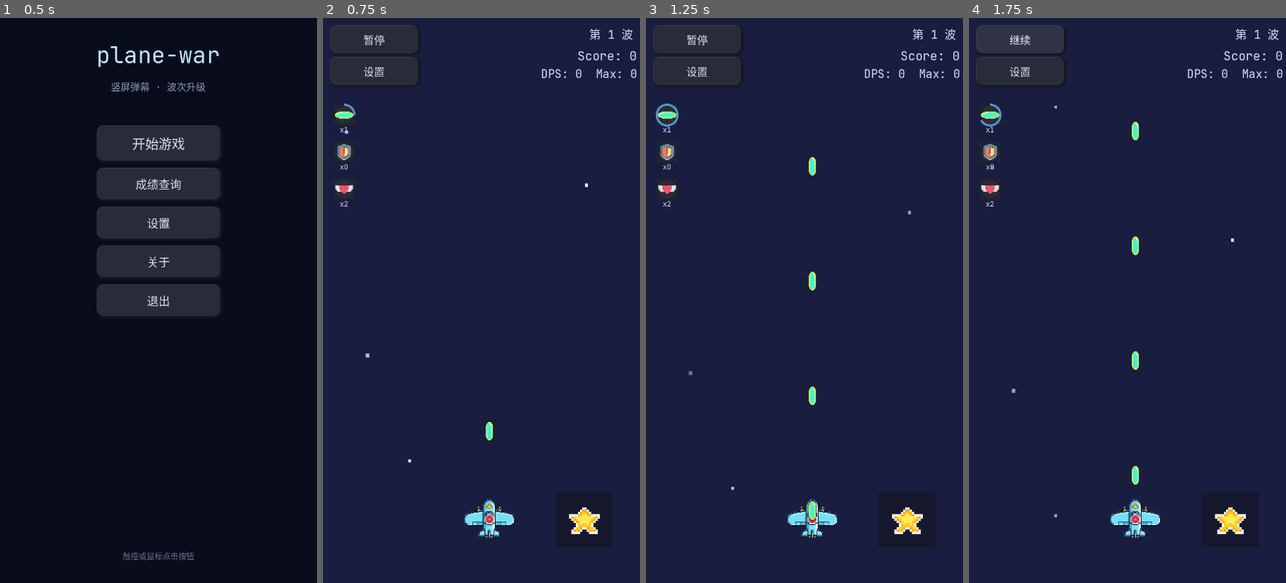
Above: before the commit, frames 1-4 (left to right).
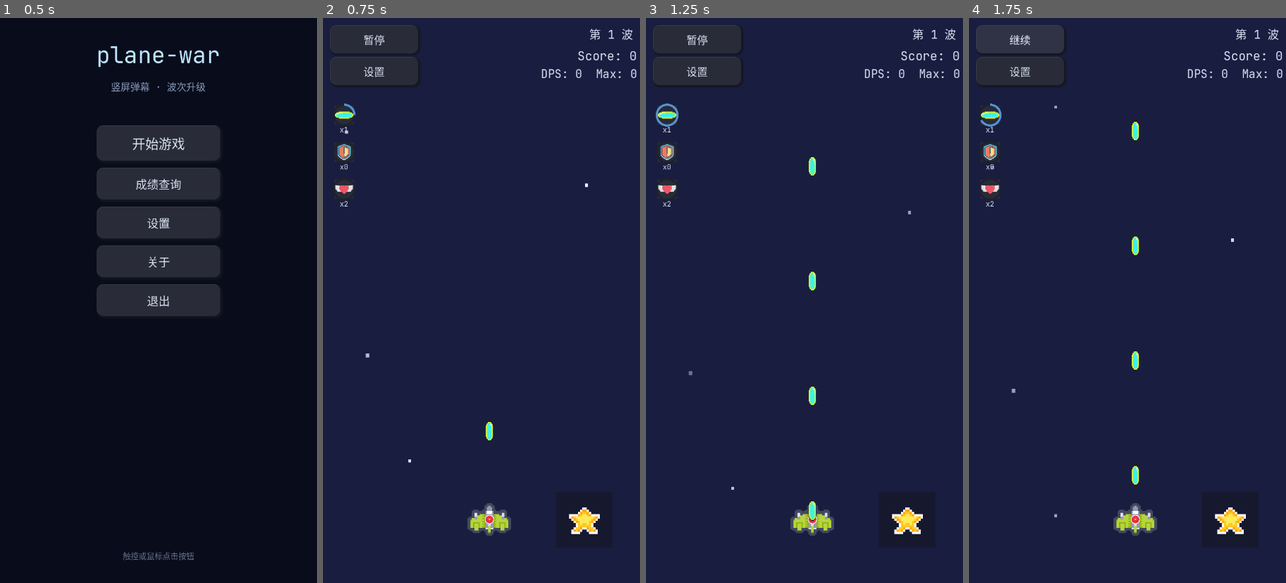
Above: after the commit, the same moments.

Repository: qingzhixing/plane-war
Game: Godot game, scene res://scenes/MainMenu.tscn
Same seed, same stepped clock (60 frames per second), same inputs: the game is played once before the commit and once after it. Sound files missing from this copy of the repository are replaced by a short silence.
Inputs:
- Up to frame 1 (0.5 s): no input
- Up to frame 2 (0.75 s): click "开始游戏" at 0.5 s
- Up to frame 3 (1.25 s): no input
- Up to frame 4 (1.75 s): click "暂停" at 1.25 s

Frame 1 is identical in both runs. In frame 2, 0.6% of the frame differs, in the area x 44-61%, y 85-92%; in frame 3, 0.6%; in frame 4, 0.6%.

Commit message:
👌 IMPROVE: 替换Player贴图

Diff:
--- a/scenes/Player.tscn
+++ b/scenes/Player.tscn
@@ -5,9 +5,9 @@
 [ext_resource type="PackedScene" uid="uid://cs67ap8o7es0i" path="res://scenes/bullets/PlayerArrow.tscn" id="3_arrow"]
 [ext_resource type="PackedScene" uid="uid://dyr2asbsbh0sp" path="res://scenes/bullets/PlayerBoomerang.tscn" id="4_boomerang"]
 [ext_resource type="PackedScene" uid="uid://dnccqe6etmx3l" path="res://scenes/bullets/PlayerBomb.tscn" id="5_bomb"]
-[ext_resource type="Texture2D" uid="uid://dgocjs7westlh" path="res://assets/sprites/player/player_ship_base.png" id="5_tex"]
 [ext_resource type="Script" uid="uid://1u2vm5sqjwma" path="res://scripts/hit_judgement_visual.gd" id="6_hit"]
 [ext_resource type="Script" uid="uid://dc24c6fqlvntc" path="res://scripts/player_graze_area.gd" id="7_graze"]
+[ext_resource type="Texture2D" uid="uid://bjaey416lse78" path="res://assets/sprites/player/ship_0002.png" id="8_khinc"]
 
 [sub_resource type="CircleShape2D" id="CircleShape2D_3li8b"]
 radius = 24.0
@@ -43,5 +43,5 @@
 [node name="Sprite2D" type="Sprite2D" parent="." unique_id=1444472511]
 z_index = 1
 position = Vector2(-0.28250122, 0)
-scale = Vector2(0.4, 0.38)
-texture = ExtResource("5_tex")
+scale = Vector2(7.725, 7.725)
+texture = ExtResource("8_khinc")
Binary file added: assets/sprites/player/ship_0002.png
Not shown, added: assets/sprites/player/ship_0002.png.import
